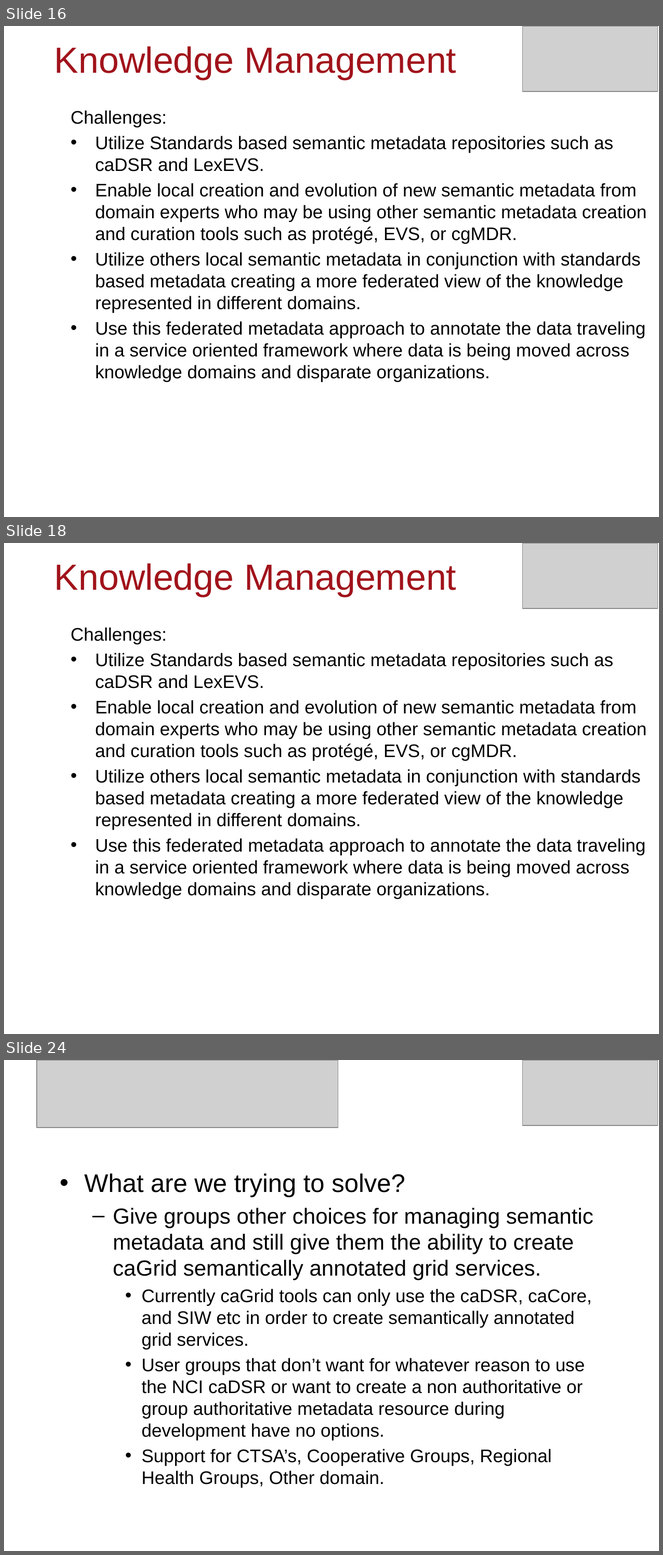
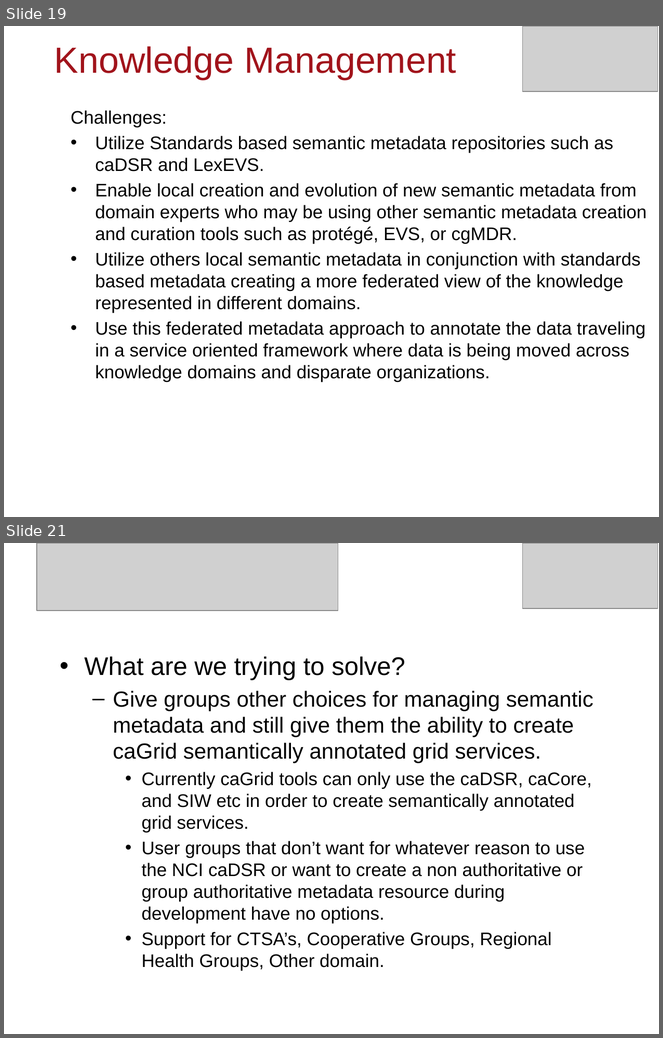
Before and after one commit to NCIP/cagrid-docs, a slide deck: general/presentations/200910_VCDE_ARCH/Adopting-Adapting-caGrid.pptx. Shown one above the other, each under a label of ours: slides 16, 18 and 24 before the commit, slides 19 and 21 after it; the slides between them are not shown. The pictures are 663x1555 and 663x1038 pixels, drawn with LibreOffice and Linux fonts; fonts in the diff are those of the drawing; grey boxes stand for pictures; background and template pictures are left out. Boxes give left, top, right and bottom in pixels: in the first picture for what was removed or moved away, otherwise in the second. Text is boxed around its words. In the diff, an @@ line names an element or a change of style, - is before the commit and + after.

```diff
--- a/general/presentations/200910_VCDE_ARCH/Adopting-Adapting-caGrid.pptx
+++ b/general/presentations/200910_VCDE_ARCH/Adopting-Adapting-caGrid.pptx
@@ slide 18 removed at <box>4,543,659,1034</box>, background picture (left out) @@
@@ picture removed at <box>523,543,659,609</box> @@
@@ title removed at <box>54,563,456,597</box> @@
-Knowledge Management
@@ text removed at <box>71,627,647,899</box> @@
-Challenges:
-• Utilize Standards based semantic metadata repositories such as caDSR and LexEVS.
-• Enable local creation and evolution of new semantic metadata from domain experts who may be using other semantic metadata creation and curation tools such as protégé, EVS, or cgMDR.
-• Utilize others local semantic metadata in conjunction with standards based metadata creating a more federated view of the knowledge represented in different domains.
-• Use this federated metadata approach to annotate the data traveling in a service oriented framework where data is being moved across knowledge domains and disparate organizations.
@@ what was slide 16 is now slide 19 @@
@@ what was slide 24 is now slide 21 @@
```
Also in this commit, not shown: 5 slides changed, 5 slides added, 12 other slides removed.
